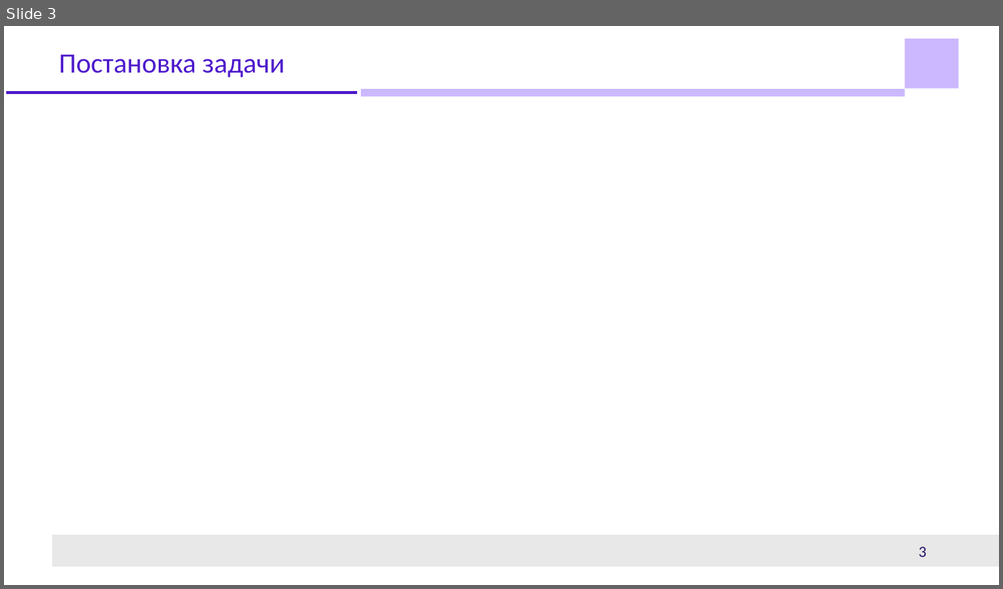
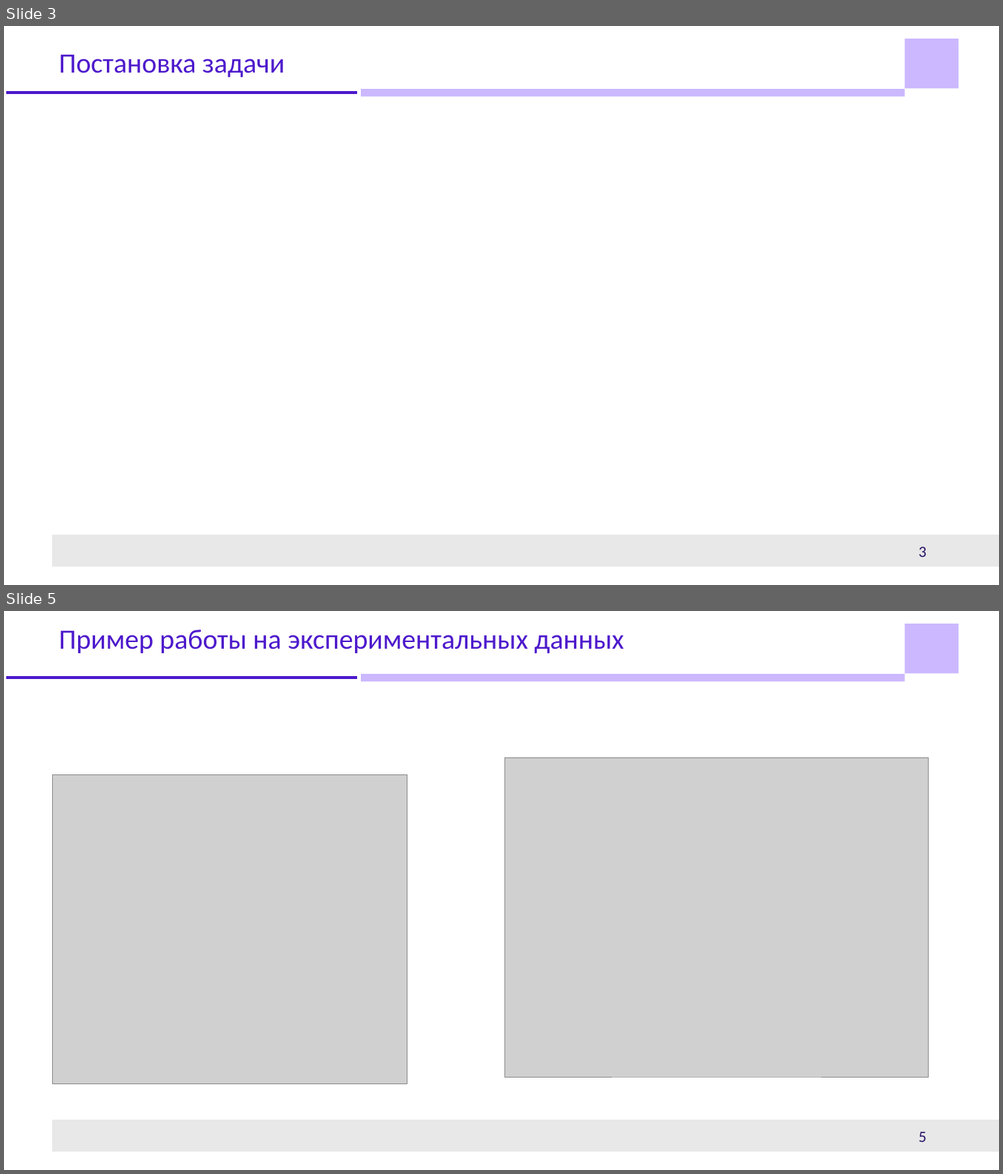
Before and after one commit to Mis-prog/kursovai_5sem, a slide deck: doc/presentation.pptx. Shown one above the other, each under a label of ours: slide 3 before the commit, slides 3 and 5 after it; the slides between them are not shown. The pictures are 1003x589 and 1003x1174 pixels, drawn with LibreOffice and Linux fonts; fonts in the diff are those of the drawing; grey boxes stand for pictures; background and template pictures are left out. Boxes give left, top, right and bottom in pixels: in the first picture for what was removed or moved away, otherwise in the second. Text is boxed around its words. In the diff, an @@ line names an element or a change of style, - is before the commit and + after.

Commit message:
to add presentation

```diff
--- a/doc/presentation.pptx
+++ b/doc/presentation.pptx
@@ slide 5 added at (x1=4, y1=611, x2=999, y2=1170), background #FFFFFF; not listed: 4 template elements that a slide beside it also shows @@
@@ title added at (x1=59, y1=629, x2=623, y2=654), 29.8 pt, text #4D19CC @@
+Пример работы на экспериментальных данных
@@ picture added at (x1=505, y1=757, x2=928, y2=1076) @@
@@ picture added at (x1=52, y1=775, x2=407, y2=1084) @@
@@ page number added at (x1=918, y1=1132, x2=926, y2=1142), 16.5 pt, text #2A1468 @@
+5
```
Also in this commit, not shown: 2 slides changed, 2 other slides added, 3 slides removed.
